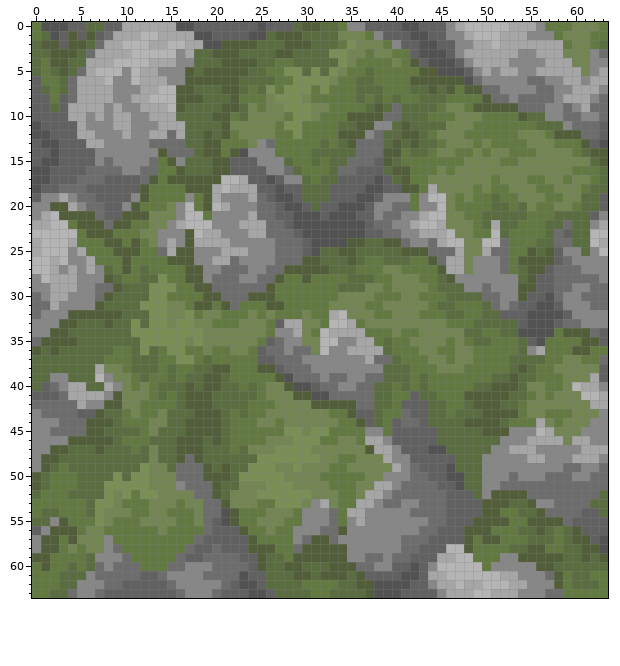
One commit to this pixel-art sprite: textures/blocks/cobblestone_mossy.png. This is how it looked before the edit.
The file is 64x64 pixels.
After:
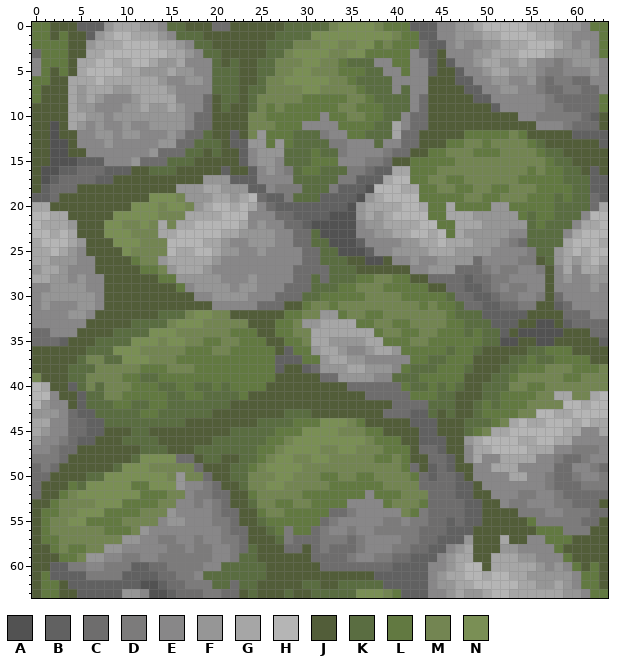
Palette (. is transparent): A #525252  B #616161  C #6e6d6d  D #7c7b7b  E #888788  F #969696  G #a6a6a6  H #b5b5b5  J #525d39  K #5a6d41  L #627941  M #738552  N #7a8f55
Changes in this commit:
Changed rows in their new state; - is an unchanged pixel.
first column x 0:
 0 -LJJJ-BBFG--FFEKKJJJCCJJJJJJK-KK-MNNNNMLLLB--E-FFG---HH-GGFFFEL-
 1 -LJL-JBFGHH-GGFEKKKJJJJJJJJKKK-NNNNNNNNNMLLB-E-FFFGGHHHHGGFFEEE-
 2 LLLL--FG-----H-GFEKKJ----J--KMMMNNMMNNLMLLLCB-EF-EFF---HHH-FEFEL
 3 CLLL-JG-HHH----GGFE-K--JJJ-KMNNNNMMNN-LL--ECBJE-EFF---HHH-FFFF-L
 4 E-LLJG-HHGG---FFG-EE--K----MMMNNMMLKKKEEL-EEBJBE-F--FFGF-EDEFFF-
 5 E-JLJGH---GGFFFGFFEEKKK-J-KMM-NMMML---KEE-EEBJJBE-FG-FFFEDDEEEFE
 6 L-JJG--HGGGG--F--FFEKKKJJ-MMN-----M---KKEEEE---BBE-FF--FDCDDCCEE
 7 LJJJGF---FFG--GFEEEE-KKJK-MMMM-NMMMML--KEKEE-J-JBBEEFF--D-CDDCC-
 8 LJJJGF-FE--F-GGGEEECJ-KJKM-MMML----MM--K-KECJJJJJBBEE-EEEDCCCCCL
 9 JJJJ-FFE-EFF-FFGFEECJK-JKML-LLLLL-MM-LL-K-ECJJJJJ--BEEEEEDD-CC-L
10 JJJJ--FF-FFFFFFFFECC--JJ--LL-LLLE--MMLLKKECCJJJJJJJJJJEEDDDDDCBJ
11 JJAJGF-F-EF--FFFFECCJ-JJ----LLEEEELLLLKKGECCJJJJJJJJJJJJEEED---J
12 JJAJJEEFF-FF-EEFECCKJ-BJ-FL--KKKDEELLKK-GCCJJJJJ-----MLJJJ--BBB-
13 JJ-AJEEEF----EFF-C-KKJBBFFLF-KKK-DDEEEKEECCJJJLL-MLMMMMLKJJJJ-JB
14 JJ-AJJE------FC--K--KJ-B-FFFKKKL--DEEEEDCCJJ-L-MML-L-MMMLKKJJJ--
15 JJ-AA--BE--FC-CKK-JJ--J-EFF--KKL-LEEEDDCJJ-----M----MM---LKKJJJ-
16 J-A--C--BBBJJKKK-JJJ-BJJ-EF-D---K-KDDC-BGG----M--------L-LLKKJBJ
17 J--CC--B-JJJJ-J----FFFBB-EEE-K-K--DD--BGHH----LL---M--L--LLKKKBB
18 J-C--JJJJJJJ-JJJFFFG-FFFB-EDDD---D----HHHGG-L--LLM--------LLKKBB
19 -BCJJJJJJJJJ-NNNMFFF-GFGH--BDK--B----FGHHHHLLLL--M-LMM-LL-KLK-C-
20 GG--JJJJJJJNNNMNNMFG-HGHGE--BB-B--B-FGGGGHHGLLG----FF-LL--KKK-CG
21 HHGG---JJNNNNN--MGGGGHHHEEECCBBB----FGFGHHHHLLGGGFFFFFLK-----EHH
22 H-GGF---NNMMN-GM-G--HHH-EFEECCB-----EFFGGG---LLGGGFFFFFK---KEGGH
23 --G-GJ--NNNM--GGHH-HHGGFFFFEECCK----EEFFGGHH-HLGFFFFFEEKK-KEGH--
24 -----FJJ-NNNM-MHHHH--F--FFFEE-CKK--ABEEEEFFGGHGGGFFFEDCK--KGHH--
25 -G-GFEJJJ-NMMMMHGGHHGFFE-F-EEECC--AAABEEFFFFGGGFFFFEEEED-KFGHGH-
26 GGFFF-EJJJ--MMFGGGGGFEE----EEECC----JAAJEEFEEFFFFC--EEDD-KFGFGHG
27 FG-FE-EJJJ-JL-MFGGGF-EEE--EEECCCC---JJJJJJEEFFFCCCD-DDEEDJEGEGGF
28 GGFFEF---JJJJJL-FFFFFEE-FEEEECCKCKK-LLMMLLJJCCCCBCCDD-EEEJEFEEFF
29 --FFFF-EJ-JJJJJJ-EFFFFEFFEEECCCKKKLLM---LLLLJJCCBB-D-DDEEJEE--FE
30 EFFFFFFE-JJJJJJJJJEEFFFFEEECCCKK--LLL-MMMLL----CCBB-DDEEDJ---EEE
31 EFE--FFEJJJJJJJJJJ--EEEEECCCJJ-MML---MM----LMLLKCCBBC-DDJJ-C--EE
32 E---FFE---JJJJKKKMNN-MJJJJJJ---MFFL--L-M---MMML-KKBB---JJJJCCC--
33 ---EEEJJ-JJK-KK---N-MMM-JJJLLMFFGGG--L--LL------K--BBBJJ--JB-CCC
34 CCEEEJJJJ--KK---MMM---LLLJJLLM-GG----G-M-----LLL-LKKBJ----A----C
35 -CCB-JJ----N--M---MLL--LL-JJLL-GGFFFF-GL----LL-L-L-KAAJJ-AJJJ---
36 -J-JJJ---NNNMMMMM--LMMLL-LLJBLLFGGFEEF-GF--LL-KLLKJJJJJKK-----JJ
37 JJJJJ-MMKKNNNMMMLL-L-----LLBBBLLFGGFFEEEEE--KK-LLJJJJ--L-K-LL-JJ
38 JJJJ---M--MMLL-MMMLLLL---LL-JJBCFFFGGFFFELKKKLLLKJJJK-LL-M--LLLM
39 MJJJ--MMM-L--K-L-LLLLL------JJJJC-FFFFEE--KL----JJJ--LMMMMMLL-MM
40 HGJJBKM-MM--L---LL-KL-L-L-JJ-JJJJJJC--CCCLK--K-KJJ-KKMMLLMM-MMMM
41 HHEJJBKKMMLLL-LK-LLK---LJJJJJ--JJJJJJ-CCCCLLLKKJ--KKLLL--MGG-MGH
42 HFEEJBKKKLLKK--K-KKK--JJJJJJJJJ-----JJJJCCCC--KJJKLKLL-----HHGHH
43 FFFE---K--KK--K---KK-JJJJJJJKKKJJJJ-JJJCC----JKJJ-LLLLM-HHGGHHHH
44 GG-E--BBK-KKKKK------JJJJKKKKLLLNNNMLJJJJJB-BJJJKKKLMGHG-HHHGHGG
45 GFEE--BBJJJ-KJJJJ----JKKKKK-LLN--NMMMLLJJJJ--JJJ-LMGGHHH-HHGG--G
46 F--DCBB--JKKK-JJ---JK-KKKKLL----NNNNNMLLLJJ--BJJFGHHHHG-HH-GEE--
47 --DCCJJ-JJJJ-K-J--K---K-KLLM---N--NN-MMLLLJCCBJJEGGHHHH-GG--DDDE
48 DDDCJJJJJJJ-NNNNC----JJ--LM--MM-N-MM--LLMLJJCC-JEG--GGG-E-DCCDE-
49 CDCJJJJJJ-NN---MMM--J---LM-NN----MM-----ML-J-CBJJE-GGG----C-E-D-
50 CCJJJJ--N-N--NN-FMMC---KMMM-N-----MM-L-MMML--CCBJE---GG--D--D-ED
51 CJJJ--NN---LLNNNFEEDCJJK----M-------LLLMMMM--CCBBJ--EEEEED---DDD
52 CJJ-MNNN-N-NLLL--EDDCCJJLMMMMMLLLL--LELLLMMM--C--JJEEEDDEED----C
53 JJ-MMMM--N---L--EEDEDCJJKMMLLM-LLL-EEE-LMMML--CC----EDDE--DD--CJ
54 JLLMMNN-LLL-M--FEEEEDCCJJ---L-LLL-CDE----MLD--CC----JJDDDEEDDDCC
55 JLMMNN-LL-MM--EFFEEEDDCJJKLL--LLCDE-E--DD-DD---C-B---JJLDDDDDCCJ
56 JLMMMM-----MFEEEEEEEEDCCJJK-DLLCDEED--DDDDD--C--B--JJJJJLL-DDDJJ
57 JLLMM---MMFFEEDDEEDEEDDC-JJKDC-CDDDCD----DD-C---FJ--GJJEEL-L--JJ
58 J-LML---FFEEEEEDDEDDEEDCK--JC--CDCCCD---DD-C--EFGJJJFFEEEE-JJ--J
59 --J--MFF--DDEEDDDDDDEEDKK-JJJ--CCCCD-EDD-----EFGGJJGGGFFEEELJ-J-
60 J-BBDDEEDDDBBCCDDDD-EKKKKKJJ--JJCCCC--CC--B--EFG--JGGGGGFEFELJLJ
61 J-BBBBDDDDBB---CDD-KKKKKKKJJJ--J---J-J---BB-EFGG--G-H-GFFFFFEL-J
62 J--JBBBBBB--AA--CDDDKKCKKJJJJJKKJJ--KKKBBB---FFG-H---H-GFFGFELLJ
63 J-LJJBBB--FFEAA--CCDDCCJKJJJ-JJKK---NNNML---E-F-FFGHH-GGGGGFFE--
Changed places in both pictures, as pixel boxes (x1, y1, x2, y2):
changed: (32, 22, 608, 598)
